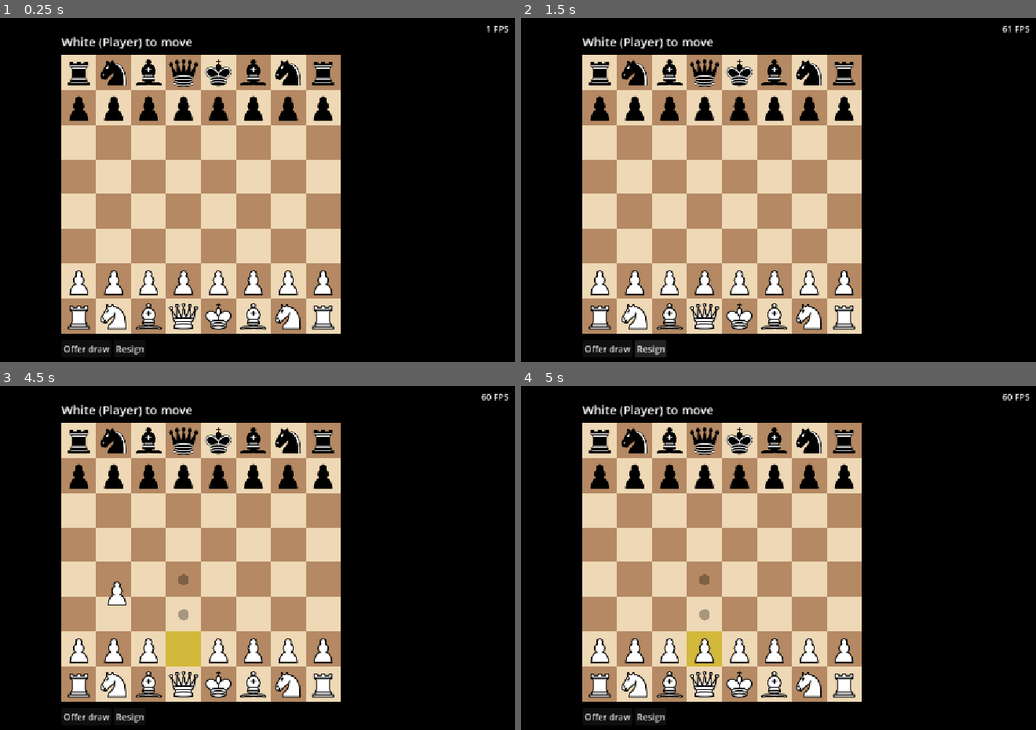
Above: before the commit, frames 1-4 (two rows, left to right).
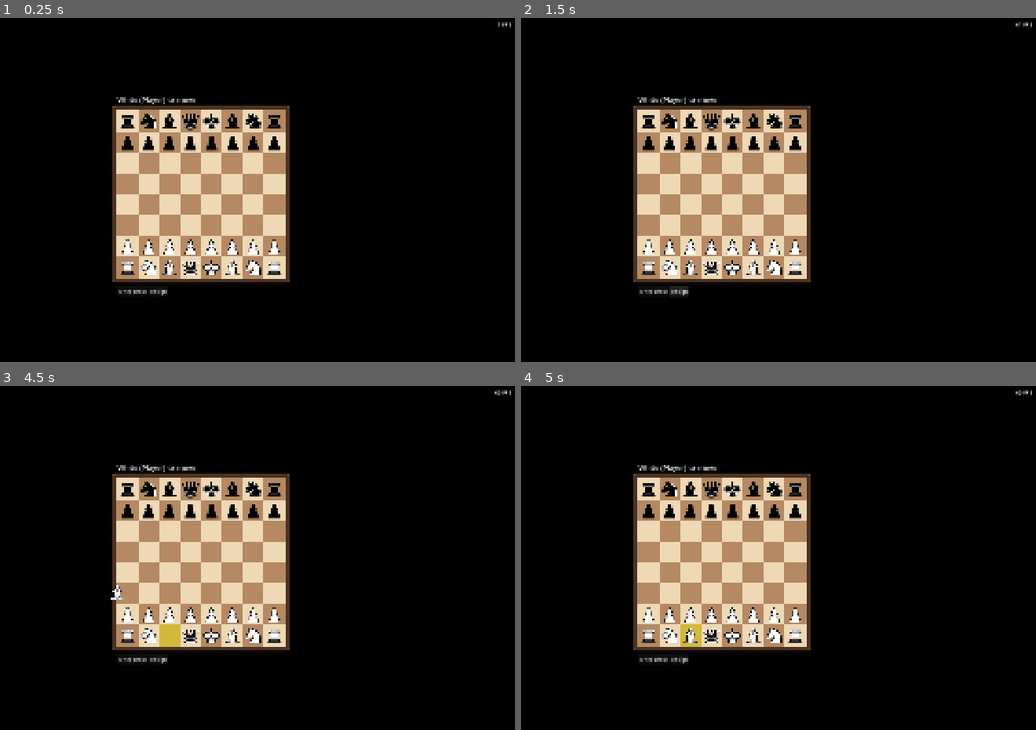
Above: after the commit, the same moments.

Repository: KiskarFisk/chesstus
Game: Godot game, scene res://chess.tscn
The game is run twice, just before and just after one commit, with the same random seed, the same clock (stepped at 60 frames per second) and the same inputs. This scene is started directly instead of the project's main scene.
Inputs (mouse positions are in pixels of both pictures, inside the frame that each line leads up to):
- Up to frame 1 (0.25 s): no input
- Up to frame 2 (1.5 s): click "Offer draw" at 0.5 s; click "Resign" at 1.25 s
- Up to frame 3 (4.5 s): tap Enter at 2, 3.5 s; move the mouse to (339, 544) at 2.02 s; hold Right (ui_right) 2.03-2.75 s; click (339, 544) at 2.17 s; tap Space at 2.75, 4.25 s; drag from (77, 578) to (169, 633) at 2.77 s; move the mouse to (262, 485) at 3.52 s; hold Right (ui_right) 3.53-4.25 s; click (262, 485) at 3.67 s; drag from (169, 633) to (10, 509) at 4.27 s
- Up to frame 4 (5 s): no input

The runs differ from the first frame. In frame 1, 36% of the frame differs, in the area x 11-100%, y 1-98%; in frame 2, 36%, in the area x 11-100%, y 1-99%; in frame 3, 36%; in frame 4, 36%.

Commit message:
Add Baby Chess, board frames; fix bot callback after leaving a game
- ChessRules works on any n x n board; castling generalized (king two squares toward
  a castling rook); Baby Chess (5x5) scene + tests; a1 always dark
- Wooden frame around every board; draw offer on the status line
- Net.think checks the game scene still exists before delivering a bot move
  (fixes 'Bad address index' after leaving a bot game mid-thought)
- Integer division warning off; renamed shadowing variable

Co-Authored-By: Claude Opus 5.5 <noreply@anthropic.com>
Claude-Session: https://claude.ai/code/session_01NhpERDYe9jx1HCpr4qogRb

Diff:
--- /dev/null
+++ b/babychess.tscn
@@ -0,0 +1,7 @@
+[gd_scene format=3]
+
+[ext_resource type="Script" path="res://chess.gd" id="1"]
+
+[node name="BabyChess" type="Node2D"]
+script = ExtResource("1")
+fen = "kqbnr/ppppp/5/PPPPP/RNBQK w Qk - 0 1"
--- a/bots.gd
+++ b/bots.gd
@@ -49,17 +49,18 @@
 ## Material plus small nudges (advanced pawns, central minor pieces), from white's side.
 static func _chess_eval(s: ChessRules) -> int:
 	var score := 0
-	for i in 64:
+	var n := s.n
+	for i in n * n:
 		var p: String = s.board[i]
 		if p == "":
 			continue
 		var v: int = VALUE[p[1]]
-		var x := i % 8
-		var y := i / 8
+		var x := i % n
+		var y := i / n
 		if p[1] == "P":
-			v += (6 - y if p[0] == "w" else y - 1) * 8
+			v += (n - 2 - y if p[0] == "w" else y - 1) * 8
 		elif p[1] in "NB":
-			v -= (absi(2 * x - 7) + absi(2 * y - 7)) * 3
+			v -= (absi(2 * x - n + 1) + absi(2 * y - n + 1)) * 3
 		score += v if p[0] == "w" else -v
 	return score
 
--- a/chess.gd
+++ b/chess.gd
@@ -3,11 +3,14 @@
 ## The game can only be left once it's over (mate, stalemate, resignation, agreed draw).
 
 const TILE := 64
+const FRAME := 16  # wooden border around the board; black beyond it
 const SIDES := ["White", "Black"]
 const VALUES := {"Q": 9, "R": 5, "B": 3, "N": 3, "P": 1}
-const START_COUNT := {"Q": 1, "R": 2, "B": 2, "N": 2, "P": 8}
-
-var game := ChessRules.from_fen(ChessRules.START)
+## Starting position; the scene sets it (babychess.tscn uses ChessRules.BABY). Board size comes from it.
+@export var fen := ChessRules.START
+
+var game: ChessRules
+var start_count := {}  # piece type -> how many each side starts with, for the captured-pieces display
 var selected := -1
 var targets: Array = []
 var textures := {}
@@ -21,6 +24,9 @@
 
 
 func _ready() -> void:
+	game = ChessRules.from_fen(fen)
+	for t in VALUES:
+		start_count[t] = game.board.count("w" + t)
 	for c in "wb":
 		for p in "KQRBNP":
 			textures[c + p] = load("res://pieces/%s%s.svg" % [c, p])
@@ -32,7 +38,7 @@
 
 
 func _origin() -> Vector2:
-	return (get_viewport_rect().size - Vector2.ONE * TILE * 8) / 2
+	return (get_viewport_rect().size - Vector2.ONE * TILE * game.n) / 2
 
 
 func _turn() -> int:
@@ -55,7 +61,7 @@
 		return result
 	var s := _who(_turn()) + (" to move - check!" if game.in_check() else " to move")
 	if draw_offer != -1:
-		s += "\n%s offers a draw" % SIDES[draw_offer]
+		s += "  -  %s offers a draw" % SIDES[draw_offer]  # one line: two would run off the top on 8x8
 	return s
 
 
@@ -84,7 +90,7 @@
 		return
 	bot_busy = true
 	var state := game
-	Net.think(Bots.chess_move.bind(state, -seat), func(m):
+	Net.think(self, Bots.chess_move.bind(state, -seat), func(m):
 		bot_busy = false
 		if game == state:  # nothing else happened meanwhile (e.g. a resignation)
 			Net.send(_move, m))
@@ -100,11 +106,12 @@
 
 func _draw() -> void:
 	var o := _origin()
-	buttons.position = o + Vector2(0, TILE * 8 + 12)
+	_draw_frame(Rect2(o, Vector2.ONE * TILE * game.n))
+	buttons.position = o + Vector2(0, TILE * game.n + FRAME + 10)
 	var check_sq := game.board.find(game.turn + "K") if game.in_check() and not result else -1
-	for i in 64:
-		var r := Rect2(o + Vector2(i % 8, i / 8) * TILE, Vector2.ONE * TILE)
-		draw_rect(r, Color("#eed8b5") if (i % 8 + i / 8) % 2 == 0 else Color("#b48963"))
+	for i in game.n * game.n:
+		var r := Rect2(o + Vector2(i % game.n, i / game.n) * TILE, Vector2.ONE * TILE)
+		draw_rect(r, Color("#eed8b5") if (i % game.n + game.n - 1 - i / game.n) % 2 == 1 else Color("#b48963"))  # a1 is always dark
 		if i == last_move.x or i == last_move.y:
 			draw_rect(r, Color(0.6, 0.8, 0.2, 0.45))
 		if i == selected:
@@ -126,32 +133,42 @@
 	_draw_captures(font, o)
 	var lines := _status().split("\n")
 	for i in lines.size():
-		draw_string(font, o + Vector2(0, -16 - 26 * (lines.size() - 1 - i)), lines[i], HORIZONTAL_ALIGNMENT_LEFT, -1, 22)
+		draw_string(font, o + Vector2(0, -FRAME - 10 - 26 * (lines.size() - 1 - i)), lines[i], HORIZONTAL_ALIGNMENT_LEFT, -1, 22)
+
+
+## Rounded wooden border hugging the board.
+func _draw_frame(board: Rect2) -> void:
+	var box := StyleBoxFlat.new()
+	box.bg_color = Color("#4a3222")
+	box.border_color = Color("#6e4c33")
+	box.set_border_width_all(2)
+	box.set_corner_radius_all(10)
+	draw_style_box(box, board.grow(FRAME))
 
 
 ## Right of the board: pieces each side has captured, plus "+N" for whoever is up material.
 ## Black's row sits by Black's side (top), White's by White's (bottom).
 func _draw_captures(font: Font, o: Vector2) -> void:
-	var material := {"w": 0, "b": 0}
+	var totals := {"w": 0, "b": 0}
 	for p in game.board:
 		if p != "" and p[1] != "K":
-			material[p[0]] += VALUES[p[1]]
+			totals[p[0]] += VALUES[p[1]]
 	for side in ["w", "b"]:
 		var enemy := "b" if side == "w" else "w"
 		var icons := []  # x offset, piece
 		var x := 0
-		for t in START_COUNT:
+		for t in start_count:
 			# ponytail: promotions can leave a type above its start count; clamp so it just shows nothing
-			var missing := maxi(0, START_COUNT[t] - game.board.count(enemy + t))
+			var missing := maxi(0, start_count[t] - game.board.count(enemy + t))
 			for i in missing:
 				icons.append([x, enemy + t])
 				x += 16
 			if missing:
 				x += 18
-		var lead: int = material[side] - material[enemy]
+		var lead: int = totals[side] - totals[enemy]
 		if icons.is_empty() and lead <= 0:
 			continue
-		var pos := o + Vector2(TILE * 8 + 16, TILE * 8 - 40 if side == "w" else 8)
+		var pos := o + Vector2(TILE * game.n + FRAME + 14, TILE * game.n - 40 if side == "w" else 8)
 		var width := x + (40 if lead > 0 else 0)
 		# backing strip so black pieces don't vanish into the black background
 		draw_rect(Rect2(pos - Vector2(6, 2), Vector2(width + 8, 36)), Color(0.62, 0.6, 0.57))
@@ -192,12 +209,12 @@
 
 func _square_at(pos: Vector2) -> int:
 	var c := Vector2i(((pos - _origin()) / TILE).floor())
-	return c.y * 8 + c.x if ChessRules._on(c) else -1
+	return c.y * game.n + c.x if game.on(c) else -1
 
 
 ## Target square holds an enemy piece, or is an en passant capture (pawn moving diagonally onto an empty square).
 func _is_capture(sq: int) -> bool:
-	return game.board[sq] != "" or (game.board[selected][1] == "P" and sq % 8 != selected % 8)
+	return game.board[sq] != "" or (game.board[selected][1] == "P" and sq % game.n != selected % game.n)
 
 
 # --- RPCs: sent with _send to everyone in the game. Senders are untrusted, so each checks seat, turn and state. ---
--- a/chess_rules.gd
+++ b/chess_rules.gd
@@ -1,26 +1,27 @@
 class_name ChessRules
 extends RefCounted
-## Immutable-ish chess position. play() returns a new position.
-## Squares are 0..63, index = y * 8 + x, y = 0 is rank 8 (black's back rank).
-## Moves are Vector2i(from, to).
+## Immutable-ish chess position on an n x n board (8 for chess, 5 for Baby Chess). play() returns a new position.
+## Squares are 0..n*n-1, index = y * n + x, y = 0 is the top rank (black's back rank).
+## Moves are Vector2i(from, to). Castling is the king moving two squares toward a castling rook.
 
 const START := "rnbqkbnr/pppppppp/8/8/8/8/PPPPPPPP/RNBQKBNR w KQkq - 0 1"
+const BABY := "kqbnr/ppppp/5/PPPPP/RNBQK w Qk - 0 1"  # Baby Chess, 5x5
 const ORTHO := [Vector2i(1, 0), Vector2i(-1, 0), Vector2i(0, 1), Vector2i(0, -1)]
 const DIAG := [Vector2i(1, 1), Vector2i(1, -1), Vector2i(-1, 1), Vector2i(-1, -1)]
 const KNIGHT := [Vector2i(1, 2), Vector2i(2, 1), Vector2i(2, -1), Vector2i(1, -2),
 	Vector2i(-1, -2), Vector2i(-2, -1), Vector2i(-2, 1), Vector2i(-1, 2)]
-# A move touching any of these squares removes those castling rights.
-const RIGHTS := {60: "KQ", 63: "K", 56: "Q", 4: "kq", 7: "k", 0: "q"}
 
+var n := 8
 var board: Array = []  # "" or color+piece, e.g. "wK", "bP"
 var turn := "w"
-var castling := ""
+var castling: Array = []  # squares of rooks that may still castle
 var ep := -1  # en passant target square
 
 
 static func from_fen(fen: String) -> ChessRules:
 	var s := ChessRules.new()
 	var parts := fen.split(" ")
+	s.n = parts[0].count("/") + 1
 	for ch in parts[0]:
 		if ch == "/":
 			continue
@@ -30,9 +31,12 @@
 		else:
 			s.board.append(("w" if ch == ch.to_upper() else "b") + ch.to_upper())
 	s.turn = parts[1]
-	s.castling = parts[2].replace("-", "")
+	# K/Q = rook in the right/left corner of that side's back rank
+	for ch in parts[2].replace("-", ""):
+		var y := s.n - 1 if ch == ch.to_upper() else 0
+		s.castling.append(y * s.n + (s.n - 1 if ch.to_upper() == "K" else 0))
 	if parts[3] != "-":
-		s.ep = (parts[3].unicode_at(0) - 97) + (8 - int(parts[3][1])) * 8
+		s.ep = (parts[3].unicode_at(0) - 97) + (s.n - int(parts[3].substr(1))) * s.n
 	return s
 
 
@@ -55,31 +59,32 @@
 
 func play(m: Vector2i) -> ChessRules:
 	var s := ChessRules.new()
+	s.n = n
 	s.board = board.duplicate()
-	s.castling = castling
 	s.turn = opponent()
 	var p: String = board[m.x]
 	s.board[m.y] = p
 	s.board[m.x] = ""
 	if p[1] == "P":
 		if m.y == ep:
-			s.board[m.y + (8 if turn == "w" else -8)] = ""
-		if absi(m.y - m.x) == 16:
+			s.board[m.y + (n if turn == "w" else -n)] = ""
+		if absi(m.y - m.x) == 2 * n:
 			s.ep = (m.x + m.y) / 2
-		if m.y < 8 or m.y >= 56:
+		if m.y < n or m.y >= n * (n - 1):
 			s.board[m.y] = turn + "Q"  # ponytail: auto-queen, add a promotion picker when underpromotion matters
-	elif p[1] == "K" and absi(m.y - m.x) == 2:
-		var rook_from := m.y + 1 if m.y > m.x else m.y - 2
-		s.board[(m.x + m.y) / 2] = s.board[rook_from]
-		s.board[rook_from] = ""
-	for sq in [m.x, m.y]:
-		for r in RIGHTS.get(sq, ""):
-			s.castling = s.castling.replace(r, "")
+	elif p[1] == "K" and absi(m.y - m.x) == 2:  # castling: rook lands on the square the king crossed
+		var rook := _castle_rook(m.x, signi(m.y - m.x))
+		s.board[(m.x + m.y) / 2] = s.board[rook]
+		s.board[rook] = ""
+	# Rights go when the king moves, or a castling rook moves or is captured.
+	var c := p[0]
+	s.castling = castling.filter(func(r):
+		return r != m.x and r != m.y and not (p[1] == "K" and board[r].begins_with(c)))
 	return s
 
 
 func attacked(sq: int, by: String) -> bool:
-	var c := Vector2i(sq % 8, sq / 8)
+	var c := Vector2i(sq % n, sq / n)
 	for d in KNIGHT:
 		if _is(c + d, by + "N"):
 			return true
@@ -98,13 +103,17 @@
 	return false
 
 
+func on(t: Vector2i) -> bool:
+	return t.x >= 0 and t.x < n and t.y >= 0 and t.y < n
+
+
 func _pseudo_moves() -> Array[Vector2i]:
 	var out: Array[Vector2i] = []
-	for i in 64:
+	for i in n * n:
 		var p: String = board[i]
 		if not p.begins_with(turn):
 			continue
-		var c := Vector2i(i % 8, i / 8)
+		var c := Vector2i(i % n, i / n)
 		match p[1]:
 			"P": _pawn(i, c, out)
 			"N": _steps(i, c, KNIGHT, out)
@@ -120,50 +129,60 @@
 func _pawn(i: int, c: Vector2i, out: Array[Vector2i]) -> void:
 	var fwd := -1 if turn == "w" else 1
 	var one := c + Vector2i(0, fwd)
-	if _on(one) and board[_idx(one)] == "":
+	if on(one) and board[_idx(one)] == "":
 		out.append(Vector2i(i, _idx(one)))
 		var two := one + Vector2i(0, fwd)
-		if c.y == (6 if turn == "w" else 1) and board[_idx(two)] == "":
+		if c.y == (n - 2 if turn == "w" else 1) and on(two) and board[_idx(two)] == "":
 			out.append(Vector2i(i, _idx(two)))
 	for dx in [-1, 1]:
 		var t := c + Vector2i(dx, fwd)
-		if _on(t) and (board[_idx(t)].begins_with(opponent()) or _idx(t) == ep):
+		if on(t) and (board[_idx(t)].begins_with(opponent()) or _idx(t) == ep):
 			out.append(Vector2i(i, _idx(t)))
 
 
 func _steps(i: int, c: Vector2i, dirs: Array, out: Array[Vector2i]) -> void:
 	for d in dirs:
 		var t: Vector2i = c + d
-		if _on(t) and not board[_idx(t)].begins_with(turn):
+		if on(t) and not board[_idx(t)].begins_with(turn):
 			out.append(Vector2i(i, _idx(t)))
 
 
 func _slides(i: int, c: Vector2i, dirs: Array, out: Array[Vector2i]) -> void:
 	for d in dirs:
 		var t: Vector2i = c + d
-		while _on(t) and not board[_idx(t)].begins_with(turn):
+		while on(t) and not board[_idx(t)].begins_with(turn):
 			out.append(Vector2i(i, _idx(t)))
 			if board[_idx(t)] != "":
 				break
 			t += d
 
 
+## King two squares toward each castling rook on its rank: everything between empty,
+## not in check, and not passing through an attacked square.
 func _castles(k: int, out: Array[Vector2i]) -> void:
-	var w := turn == "w"
-	if k != (60 if w else 4) or in_check():
+	if in_check():
 		return
-	var them := opponent()
-	if castling.contains("K" if w else "k") and board[k + 1] == "" and board[k + 2] == "" \
-			and not attacked(k + 1, them):
-		out.append(Vector2i(k, k + 2))
-	if castling.contains("Q" if w else "q") and board[k - 1] == "" and board[k - 2] == "" \
-			and board[k - 3] == "" and not attacked(k - 1, them):
-		out.append(Vector2i(k, k - 2))
+	for r in castling:
+		if board[r] != turn + "R" or r / n != k / n:
+			continue
+		var dir := signi(r - k)
+		var clear := true
+		for sq in range(k + dir, r, dir):
+			clear = clear and board[sq] == ""
+		if clear and absi(r - k) >= 3 and not attacked(k + dir, opponent()):
+			out.append(Vector2i(k, k + 2 * dir))
+
+
+func _castle_rook(k: int, dir: int) -> int:
+	for r in castling:
+		if r / n == k / n and signi(r - k) == dir:
+			return r
+	return -1
 
 
 func _ray(c: Vector2i, d: Vector2i) -> String:
 	var t := c + d
-	while _on(t):
+	while on(t):
 		if board[_idx(t)] != "":
 			return board[_idx(t)]
 		t += d
@@ -171,12 +190,8 @@
 
 
 func _is(t: Vector2i, piece: String) -> bool:
-	return _on(t) and board[_idx(t)] == piece
+	return on(t) and board[_idx(t)] == piece
 
 
-static func _on(t: Vector2i) -> bool:
-	return t.x >= 0 and t.x < 8 and t.y >= 0 and t.y < 8
-
-
-static func _idx(t: Vector2i) -> int:
-	return t.y * 8 + t.x
+func _idx(t: Vector2i) -> int:
+	return t.y * n + t.x
--- a/hub.gd
+++ b/hub.gd
@@ -8,6 +8,8 @@
 # family it belongs to (Superchess is a chess game, so C). seats: one per side; teams: seats playing together.
 const GAMES := {
 	"C": {"name": "Chess", "letter": "C", "scene": "res://chess.tscn", "color": Color(0.25, 0.55, 0.95),
+		"seats": ["White", "Black"], "teams": [[0], [1]]},
+	"B": {"name": "Baby Chess", "letter": "C", "scene": "res://babychess.tscn", "color": Color(0.35, 0.75, 0.5),
 		"seats": ["White", "Black"], "teams": [[0], [1]]},
 	# modes: picked in the vote popup. armies: which seat plays each of the game's armies; players: the
 	# player count it's the default for. The game reads the mode id from Net.game_mode.
--- a/hub_map.gd
+++ b/hub_map.gd
@@ -2,36 +2,36 @@
 # '#' wall, '.' floor, ' ' empty, 'K' spawn point, letters = game squares (see GAMES in hub.gd)
 # THEME_MAP: one theme letter per square, same size as MAP (see THEMES in hub.gd, '.' = classic)
 const MAP := [
-	"  #####     ",
-	"  #S..#     ",
-	"  #.C.#     ",
-	"  #...#     ",
-	"  #...#     ",
-	"###...######",
-	"#.........K#",
-	"#..##......#",
-	"#..#K......#",
-	"#..........#",
-	"#...KK.....#",
-	"#......##..#",
-	"#..K.K..#..#",
-	"#..........#",
-	"############",
+	"  ###########",
+	"  #.........#",
+	"  #.B..S..C.#",
+	"  #.........#",
+	"  #.........#",
+	"###...#######",
+	"#..........# ",
+	"#..##......# ",
+	"#..#K...K..# ",
+	"#..........# ",
+	"#....K..K..# ",
+	"#......##K.# ",
+	"#.K....K#..# ",
+	"#..........# ",
+	"############ ",
 ]
 const THEME_MAP := [
-	"............",
-	"............",
-	"............",
-	"............",
-	"............",
-	"............",
-	"............",
-	"............",
-	"............",
-	"............",
-	"............",
-	"............",
-	"............",
-	"............",
-	"............",
+	".............",
+	".............",
+	".............",
+	".............",
+	".............",
+	".............",
+	".............",
+	".............",
+	".............",
+	".............",
+	".............",
+	".............",
+	".............",
+	".............",
+	".............",
 ]
--- a/net.gd
+++ b/net.gd
@@ -4,7 +4,7 @@
 
 const PORT := 7777
 const MAX_PLAYERS := 4
-const SCENES := ["res://hub.tscn", "res://chess.tscn", "res://superchess.tscn"]
+const SCENES := ["res://hub.tscn", "res://chess.tscn", "res://babychess.tscn", "res://superchess.tscn"]
 const HUB := "res://hub.tscn"
 const SETTINGS := "user://settings.cfg"
 const MAX_NAME := 16
@@ -98,15 +98,16 @@
 
 
 ## Run work() on a worker thread after BOT_DELAY, then done(result) on the main thread.
-## done is skipped if its object was freed meanwhile (the game ended).
-func think(work: Callable, done: Callable) -> void:
+## done is skipped if owner (the game scene) was freed meanwhile: the game ended while the bot thought.
+## (A lambda's Callable stays "valid" after its object is freed, so owner is checked instead.)
+func think(owner: Node, work: Callable, done: Callable) -> void:
 	await get_tree().create_timer(BOT_DELAY).timeout
 	var box := []  # lambdas capture locals by value; an Array is shared
 	var task := WorkerThreadPool.add_task(func(): box.append(work.call()))
 	while not WorkerThreadPool.is_task_completed(task):
 		await get_tree().process_frame
 	WorkerThreadPool.wait_for_task_completion(task)
-	if done.is_valid():
+	if is_instance_valid(owner) and owner.is_inside_tree():
 		done.call(box[0])
 
 
--- a/project.godot
+++ b/project.godot
@@ -22,6 +22,9 @@
 
 [display]
 
+window/size/viewport_width=1920
+window/size/viewport_height=1080
+window/size/mode=3
 window/stretch/mode="canvas_items"
 window/stretch/aspect="expand"
 
@@ -35,3 +38,7 @@
 renderer/rendering_method="gl_compatibility"
 renderer/rendering_method.mobile="gl_compatibility"
 environment/defaults/default_clear_color=Color(0, 0, 0, 1)
+
+[debug]
+
+gdscript/warnings/integer_division=0
--- a/superchess.gd
+++ b/superchess.gd
@@ -6,6 +6,7 @@
 const LIGHT := Color("#eed8b5")
 const DARK := Color("#b48963")
 const PANEL_X := 16.0
+const FRAME := 16  # wooden border around the board; black beyond it
 const MODE_NAMES := {"2p": "2 players", "teams": "Teams", "ffa": "Free for all"}
 
 var game := SuperchessRules.start(Net.game_mode if Net.game_mode in ["2p", "teams", "ffa"] else "teams")
@@ -83,7 +84,7 @@
 		return
 	bot_busy = true
 	var state := game
-	Net.think(Bots.superchess_move.bind(state, -seat), func(m):
+	Net.think(self, Bots.superchess_move.bind(state, -seat), func(m):
 		bot_busy = false
 		if game == state:
 			Net.send(_move, m))
@@ -99,6 +100,12 @@
 
 func _draw() -> void:
 	var o := _origin()
+	var box := StyleBoxFlat.new()  # rounded wooden border around the board's square
+	box.bg_color = Color("#4a3222")
+	box.border_color = Color("#6e4c33")
+	box.set_border_width_all(2)
+	box.set_corner_radius_all(10)
+	draw_style_box(box, Rect2(o, Vector2.ONE * TILE * SuperchessRules.N).grow(FRAME))
 	var n := SuperchessRules.N
 	var checked := []
 	for c in SuperchessRules.COLORS:
@@ -153,14 +160,14 @@
 		var moving: bool = c in game.side() and not game.result
 		var col := Color.WHITE if moving else Color(1, 1, 1, 0.55)
 		draw_string(font, Vector2(PANEL_X + 32, y), ("> " if moving else "") + line,
-			HORIZONTAL_ALIGNMENT_LEFT, 260, 17, col)
+			HORIZONTAL_ALIGNMENT_LEFT, 236, 17, col)
 		y += 30
 	y += 10
 	var status := game.result if game.result else "%s to move" % (["Light", "Dark"][game.turn] if game.mode == "2p" else SuperchessRules.NAMES[game.color()])
 	if draw_offer != -1 and not game.result:
 		status += "\n%s offers a draw (%d/%d agree)" % [Net.name_of(draw_offer), draw_yes.size(), _players().size()]
 	for line in (status + "\n" + "\n".join(log_lines.slice(-5))).split("\n"):
-		draw_string(font, Vector2(PANEL_X, y), line, HORIZONTAL_ALIGNMENT_LEFT, 280, 16)
+		draw_string(font, Vector2(PANEL_X, y), line, HORIZONTAL_ALIGNMENT_LEFT, 268, 16)
 		y += 22
 
 
--- a/test_chess_rules.gd
+++ b/test_chess_rules.gd
@@ -11,14 +11,40 @@
 ]
 
 
+var failed := false
+
+
 func _init() -> void:
-	var failed := false
 	for c in CASES:
 		var n := _perft(ChessRules.from_fen(c[0]), c[1])
-		print("%s depth %d: %d (expected %d)" % [c[0], c[1], n, c[2]])
-		failed = failed or n != c[2]
+		_check("%s depth %d: %d (expected %d)" % [c[0], c[1], n, c[2]], n == c[2])
+
+	# Baby Chess (5x5). Squares: index = y * 5 + x, y = 0 is rank 5.
+	var b := ChessRules.from_fen(ChessRules.BABY)
+	_check("baby: 5x5 board", b.n == 5 and b.board.size() == 25)
+	_check("baby: 7 opening moves (5 pawn steps, 2 knight)", b.legal_moves().size() == 7)
+	_check("baby: no double step while blocked", _targets(b, 15) == [10])
+	var w := ChessRules.from_fen("k4/5/5/5/R3K w Q - 0 1")
+	_check("baby: white castles e1-c1, rook to d1", Vector2i(24, 22) in w.legal_moves() \
+		and w.play(Vector2i(24, 22)).board.slice(20, 25) == ["", "", "wK", "wR", ""])
+	var bl := ChessRules.from_fen("k3r/5/5/5/4K b k - 0 1")
+	_check("baby: black castles a5-c5, rook to b5", Vector2i(0, 2) in bl.legal_moves() and bl.play(Vector2i(0, 2)).board.slice(0, 5) == ["", "bR", "bK", "", ""])
+	var e := ChessRules.from_fen("4k/1p3/5/P4/K4 b - - 0 1").play(Vector2i(6, 16))
+	_check("baby: double step when possible + en passant", e.ep == 11 and e.play(Vector2i(15, 11)).board[16] == "")
+	_check("baby: promotion on the last rank", ChessRules.from_fen("4k/P4/5/5/K4 w - - 0 1").play(Vector2i(5, 0)).board[0] == "wQ")
+	_check("baby: can't castle out of check", Vector2i(24, 22) not in ChessRules.from_fen("k3r/5/5/5/R3K w Qk - 0 1").legal_moves())
+
 	print("FAIL" if failed else "PASS")
 	quit(1 if failed else 0)
+
+
+func _targets(s: ChessRules, from: int) -> Array:
+	return s.legal_moves().filter(func(m): return m.x == from).map(func(m): return m.y)
+
+
+func _check(what: String, ok: bool) -> void:
+	print(("ok   " if ok else "FAIL ") + what)
+	failed = failed or not ok
 
 
 func _perft(s: ChessRules, depth: int) -> int:
